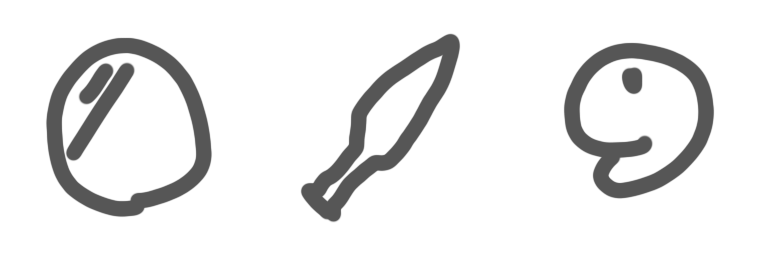
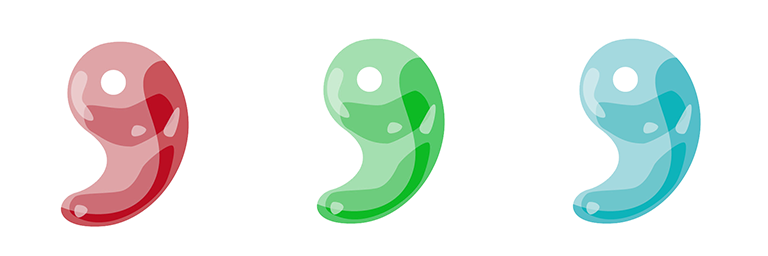
Before/after of a w=768, h=256 layered artwork. What changed in the layer stack:
added layer "blue" above "色相・彩度1" over [566, 38, 707, 224]
added layer "red" above "green" over [54, 37, 195, 227]
added layer "green" above "レイヤー 3" over [310, 33, 451, 224]
hid "レイヤー 3", painted on it over [563, 42, 715, 200]
hid "レイヤー 4", painted on it over [300, 33, 461, 223]
hid "レイヤー 1 のコピー", painted on it over [45, 37, 213, 218]
